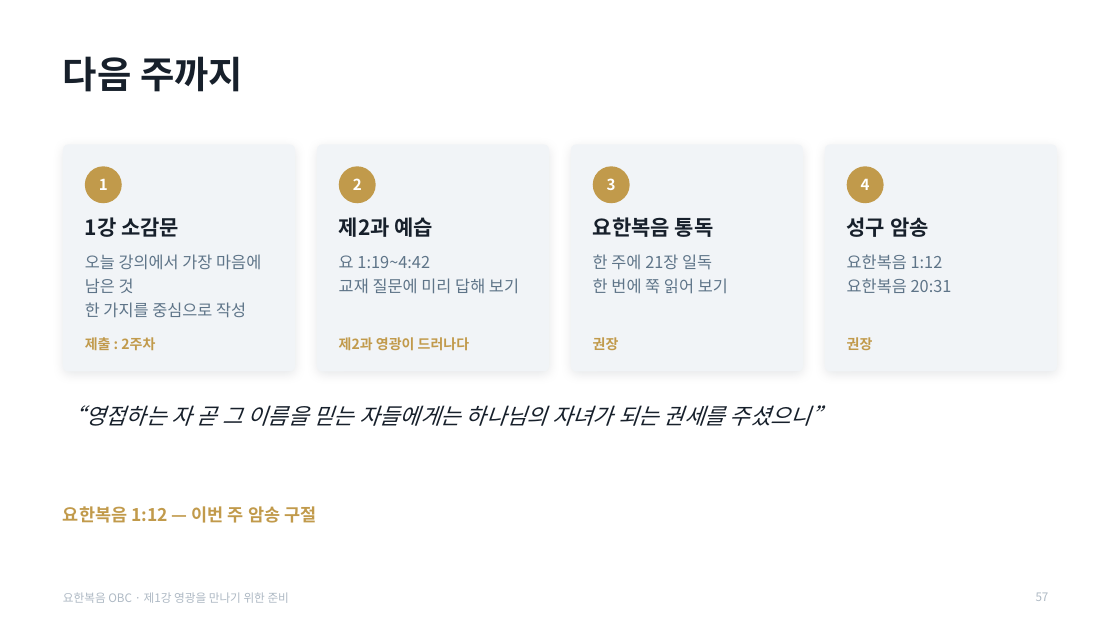
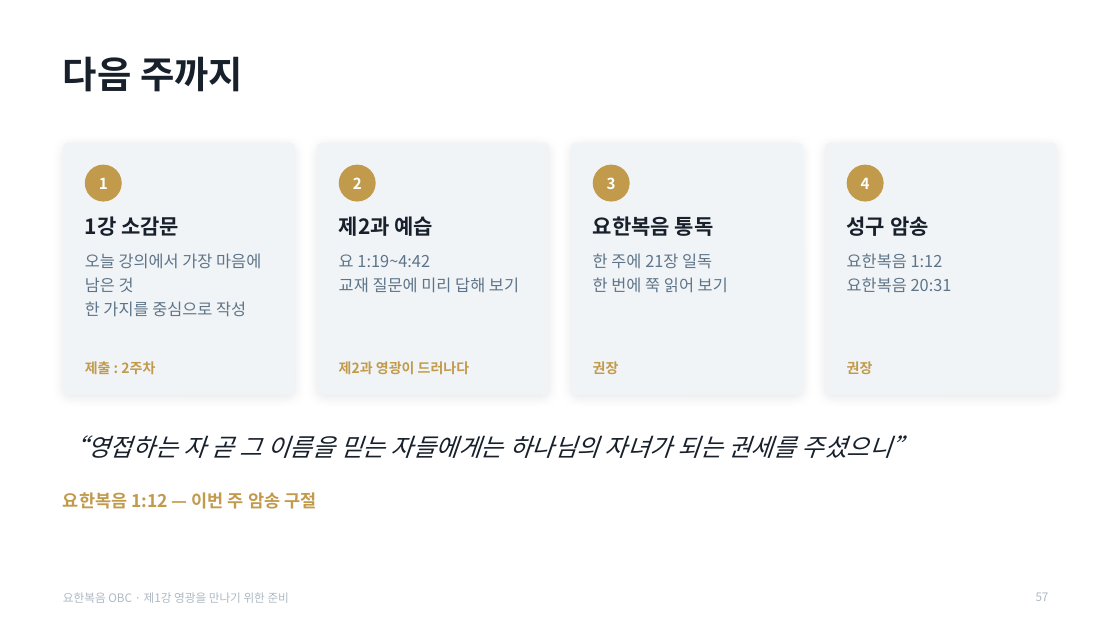
Before and after one commit to mio-modu/bible_GospelofJohn, a slide deck: slide 57 of dist/요한복음_1강_영광을_만나기_위한_준비.pptx. Drawn at 1120x630 pixels with LibreOffice and Linux fonts; fonts in the diff are those of the drawing. Boxes give left, top, right and bottom in pixels: in the first picture for what was removed or moved away, otherwise in the second. Text is boxed around its words. In the diff, an @@ line names an element or a change of style, - is before the commit and + after.

```diff
--- a/dist/요한복음_1강_영광을_만나기_위한_준비.pptx
+++ b/dist/요한복음_1강_영광을_만나기_위한_준비.pptx
@@ rounded rectangle: place and size @@
-rounded rectangle at box(63, 145, 295, 371)
+rounded rectangle at box(63, 143, 295, 395)
@@ rounded rectangle: place and size @@
-rounded rectangle at box(317, 145, 549, 371)
+rounded rectangle at box(317, 143, 549, 395)
@@ rounded rectangle: place and size @@
-rounded rectangle at box(571, 145, 803, 371)
+rounded rectangle at box(571, 143, 803, 395)
@@ rounded rectangle: place and size @@
-rounded rectangle at box(825, 145, 1057, 371)
+rounded rectangle at box(825, 143, 1057, 395)
@@ text "제출 : 2주차": place and size @@
-text "제출 : 2주차" at box(85, 337, 155, 351)
+text "제출 : 2주차" at box(85, 361, 155, 375)
@@ text "제2과 영광이 드러나다": place and size @@
-text "제2과 영광이 드러나다" at box(339, 337, 469, 351)
+text "제2과 영광이 드러나다" at box(339, 361, 470, 375)
@@ text "권장": place and size @@
-text "권장" at box(593, 337, 619, 350)
+text "권장" at box(593, 361, 619, 374)
@@ text "권장": place and size @@
-text "권장" at box(847, 337, 873, 350)
+text "권장" at box(847, 361, 873, 374)
@@ text "“영접하는 자 곧 그 이름을 ...": place and size @@
-text "“영접하는 자 곧 그 이름을 ..." at box(63, 405, 834, 426)
+text "“영접하는 자 곧 그 이름을 ..." at box(63, 435, 916, 458)
@@ text "“영접하는 자 곧 그 이름을 ..." at box(63, 435, 916, 458): size 19 to 21 pt @@
@@ text "요한복음 1:12 — 이번 주 ...": place and size @@
-text "요한복음 1:12 — 이번 주 ..." at box(63, 506, 316, 523)
+text "요한복음 1:12 — 이번 주 ..." at box(63, 492, 316, 509)
```
Also in this commit, not shown: 37 other slides changed, 6 other files.
